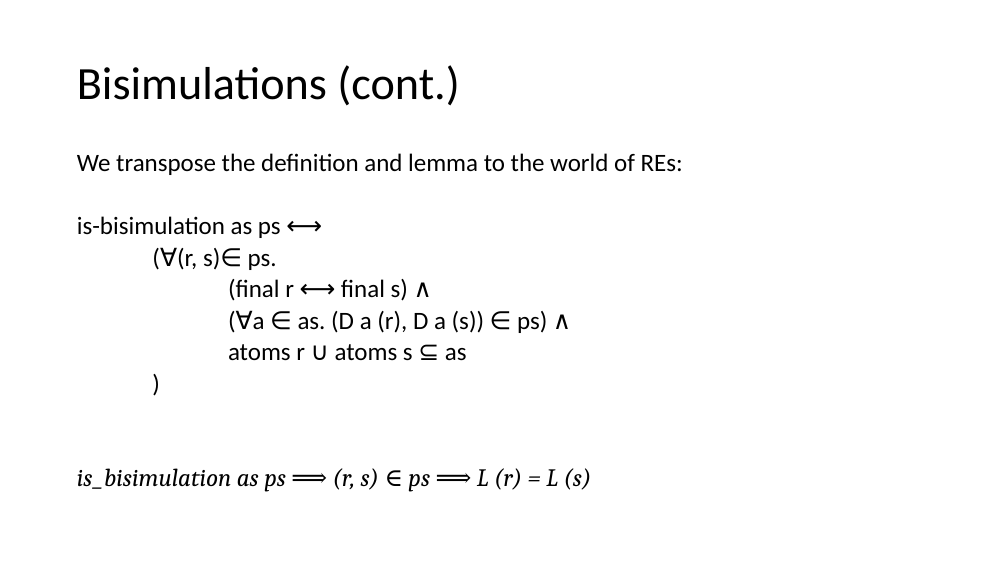
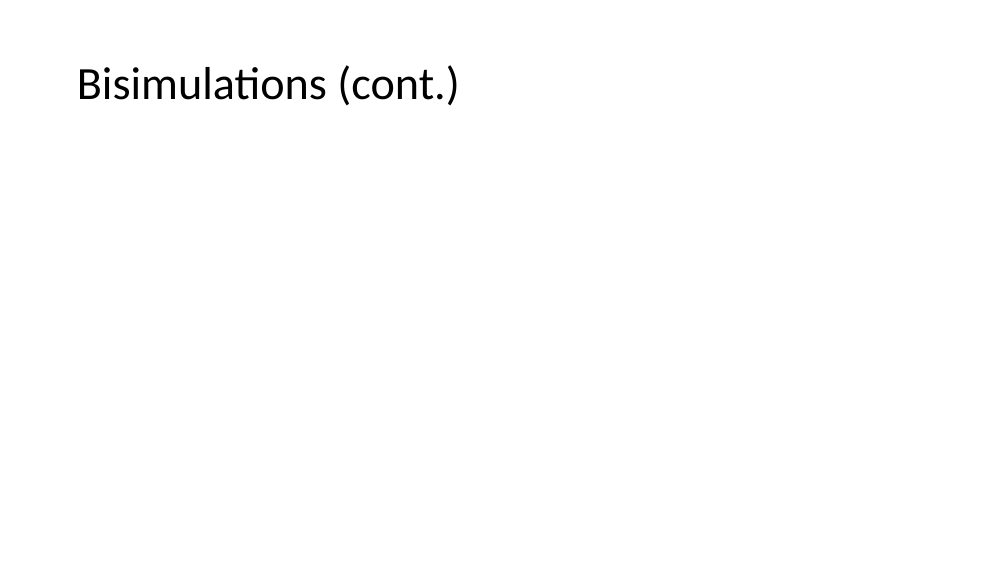
Before and after one commit to Helli/fds_seminar, a slide deck: slide 9 of slides.pptx (slide 7 before the commit). Drawn at 1008x567 pixels with LibreOffice and Linux fonts; fonts in the diff are those of the drawing; grey boxes stand for pictures. Boxes give left, top, right and bottom in pixels: in the first picture for what was removed or moved away, otherwise in the second. Text is boxed around its words. In the diff, an @@ line names an element or a change of style, - is before the commit and + after.

```diff
--- a/slides.pptx
+++ b/slides.pptx
@@ text removed at (x1=77, y1=153, x2=683, y2=492) @@
-We transpose the definition and lemma to the world of REs:
-is-bisimulation as ps ⟷
-(∀(r, s)∈ ps.
-(final r ⟷ final s) ∧
-(∀a ∈ as. (D a (r), D a (s)) ∈ ps) ∧
-atoms r ∪ atoms s ⊆ as
-)
-is_bisimulation as ps ⟹ (r, s) ∈ ps ⟹ L (r) = L (s)
```
Also in this commit, not shown: 4 other slides changed.
